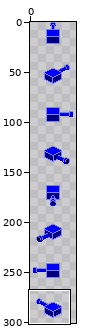
A sprite sheet gets an edit: tank_turret.png. Above: a wide view before the commit, with the close-up outlined.
Close-up. Before the commit:
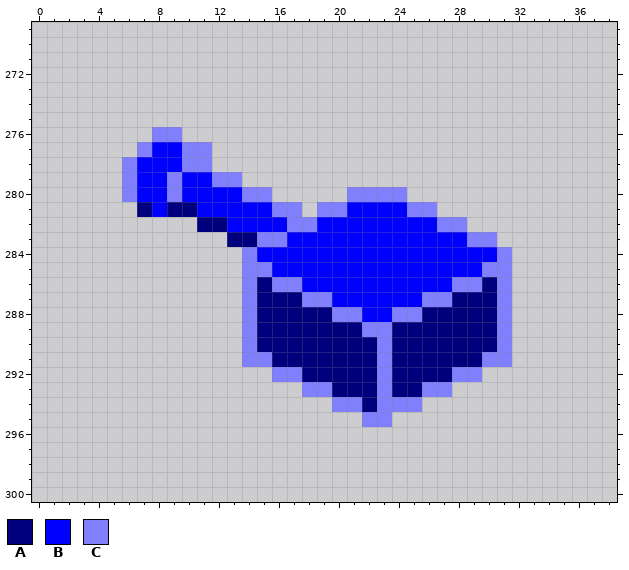
The file is 46x312 pixels. Colours within 5 levels of each other are drawn and written as one. Shown: x 0..38, y 269..300. The wide view leaves out empty margins. The commit also changed other parts of the picture, which this record leaves out.
Palette (. is transparent): A #00007f  B #0000ff  C #8080ff
Pixels before, first column x 6:
276 ..CC......................
277 .CBBCC....................
278 CBBBCC....................
279 CBBCBBCC..................
280 CBBCBBBBCC.....CCCC.......
281 .ABAABBBBBCC.CCBBBBCC.....
282 .....AABBBBCCBBBBBBBBCC...
283 .......AACCBBBBBBBBBBBBCC.
284 ........CBBBBBBBBBBBBBBBBC
285 ........CCBBBBBBBBBBBBBBCC
286 ........CACCBBBBBBBBBBCCAC
287 ........CAAACCBBBBBBCCAAAC
288 ........CAAAAACCBBCCAAAAAC
289 ........CAAAAAAACCAAAAAAAC
290 ........CAAAAAAAACAAAAAAAC
291 ........CCAAAAAAACAAAAAACC
292 ..........CCAAAAACAAAACC..
293 ............CCAAACAACC....
294 ..............CCACCC......
295 ................CC........
And afterwards:
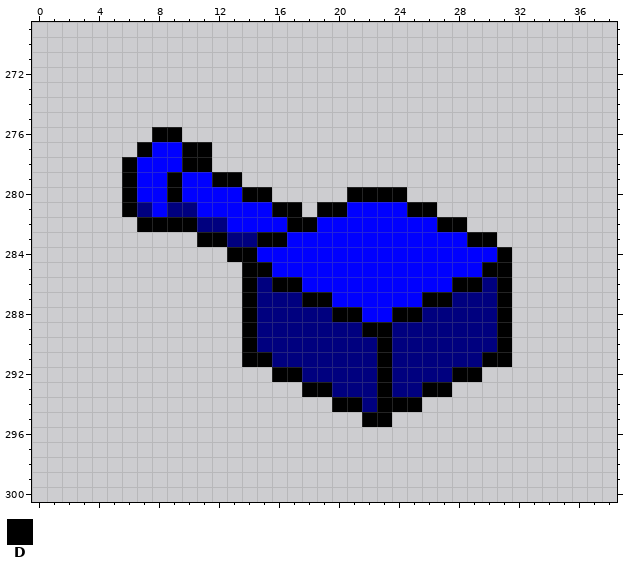
Colours new in this view: D #000000
The exact change:
y 276: x 8..9 CC -> DD
y 277: x 7 C -> D; x 10..11 CC -> DD
y 278: x 6 C -> D; x 10..11 CC -> DD
y 279: x 6 C -> D; x 9 C -> D; x 12..13 CC -> DD
y 280: x 6 C -> D; x 9 C -> D; x 14..15 CC -> DD; x 21..24 CCCC -> DDDD
y 281: x 6 . -> D; x 16..17 CC -> DD; x 19..20 CC -> DD; x 25..26 CC -> DD
y 282: x 7..10 .... -> DDDD; x 17..18 CC -> DD; x 27..28 CC -> DD
y 283: x 11..12 .. -> DD; x 15..16 CC -> DD; x 29..30 CC -> DD
y 284: x 13..14 .C -> DD; x 31 C -> D
y 285: x 14..15 CC -> DD; x 30..31 CC -> DD
y 286: x 14 C -> D; x 16..17 CC -> DD; x 28..29 CC -> DD; x 31 C -> D
y 287: x 14 C -> D; x 18..19 CC -> DD; x 26..27 CC -> DD; x 31 C -> D
y 288: x 14 C -> D; x 20..21 CC -> DD; x 24..25 CC -> DD; x 31 C -> D
y 289: x 14 C -> D; x 22..23 CC -> DD; x 31 C -> D
y 290: x 14 C -> D; x 23 C -> D; x 31 C -> D
y 291: x 14..15 CC -> DD; x 23 C -> D; x 30..31 CC -> DD
y 292: x 16..17 CC -> DD; x 23 C -> D; x 28..29 CC -> DD
y 293: x 18..19 CC -> DD; x 23 C -> D; x 26..27 CC -> DD
y 294: x 20..21 CC -> DD; x 23..25 CCC -> DDD
y 295: x 22..23 CC -> DD
Pixel boxes of the changes (left, top, right, bottom) in both close-ups:
changed: (122, 127, 512, 427)
